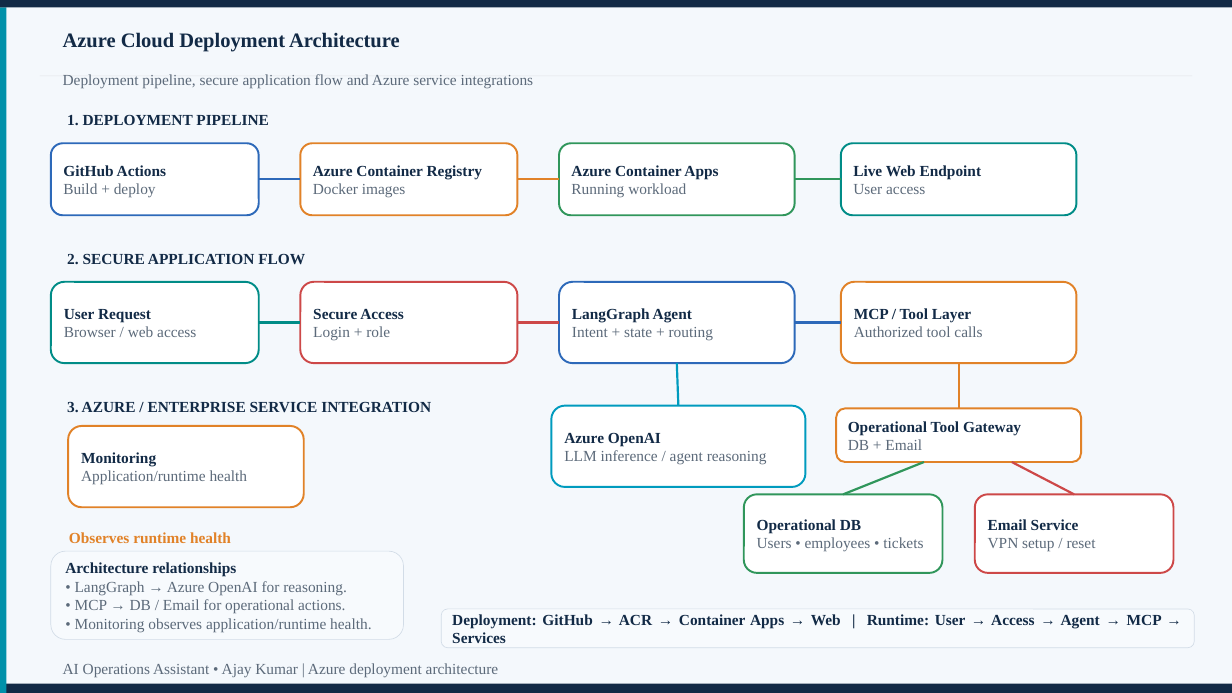
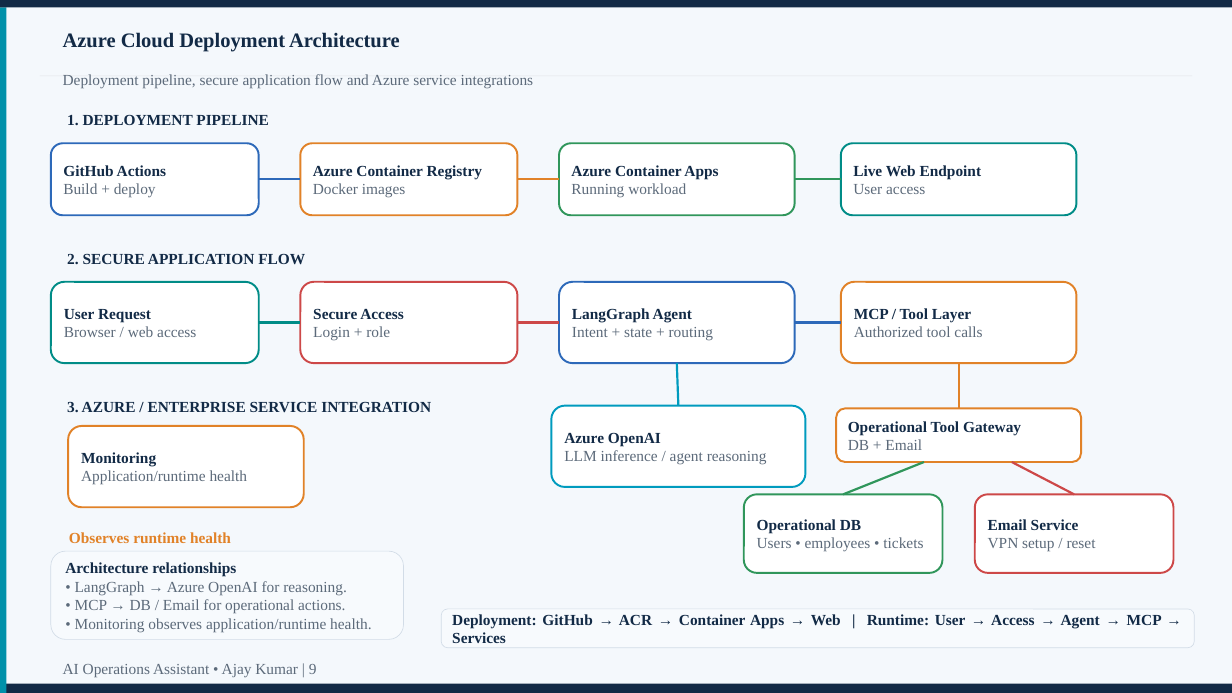
Before and after one commit to helloajay21-max/-it-support-assistant, a slide deck: slide 9 of AI_Operations_Assistant_Using_Agentic_AI_Ajay_Kumar_Presentation.pptx (slide 8 before the commit). Drawn at 1232x693 pixels with LibreOffice and Linux fonts; fonts in the diff are those of the drawing. Boxes give left, top, right and bottom in pixels: in the first picture for what was removed or moved away, otherwise in the second. Text is boxed around its words. In the diff, an @@ line names an element or a change of style, - is before the commit and + after.

Commit message:
Updated PPT with Application Execution Flow & Component Architecture

```diff
--- a/AI_Operations_Assistant_Using_Agentic_AI_Ajay_Kumar_Presentation.pptx
+++ b/AI_Operations_Assistant_Using_Agentic_AI_Ajay_Kumar_Presentation.pptx
@@ text at (63, 664, 317, 678): text changed @@
-AI Operations Assistant • Ajay Kumar | Azure deployment architecture
+AI Operations Assistant • Ajay Kumar | 9
```
Also in this commit, not shown: 8 other slides changed, 1 slide added, 1 other file.
